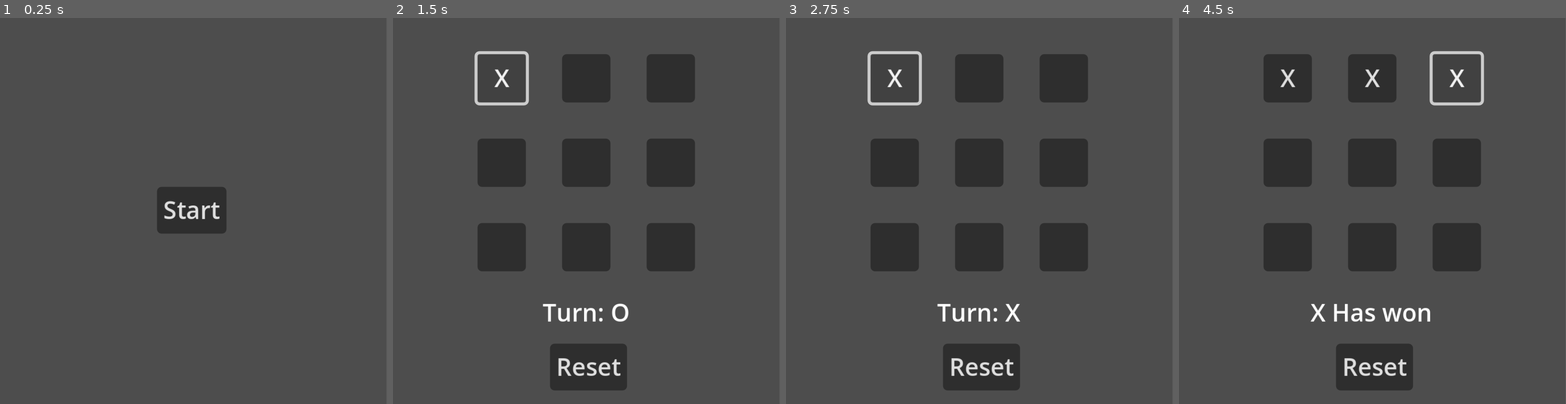
Above: before the commit, frames 1-4 (left to right).
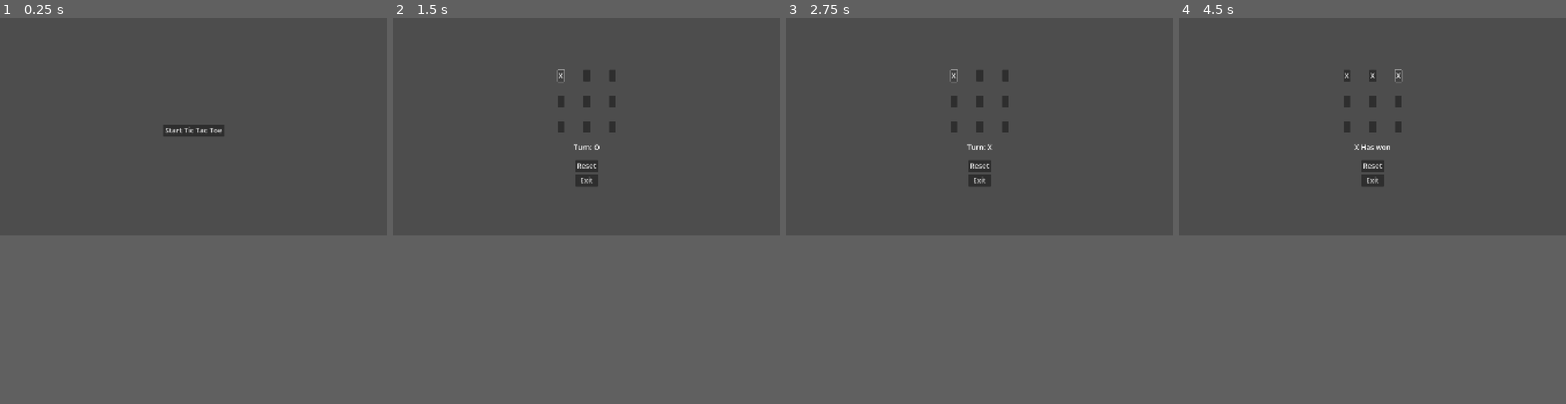
Above: after the commit, the same moments.

Repository: RaspberryProgramming/tic_tac_toe
Game: Godot game, scene res://menus/main_menu.tscn
Same seed, same stepped clock (60 frames per second), same inputs: the game is played once before the commit and once after it.
Inputs (mouse positions are in pixels of both pictures, inside the frame that each line leads up to; where the layout moved, square brackets give the same spot in the first picture):
- Up to frame 1 (0.25 s): no input
- Up to frame 2 (1.5 s): click "Start" (after the commit: "Start Tic Tac Toe") at 0.5 s; click (559, 118) [501, 79] at 1.25 s
- Up to frame 3 (2.75 s): click "X" at 2 s
- Up to frame 4 (4.5 s): click (1372, 118) [1372, 79] at 2.75 s; click "X" at 3.5 s; click (1399, 118) [1457, 79] at 4.25 s
In our replay, the window is 799x799 before the commit and 800x450 after it. These sizes can differ from the game's own. Grey fills any space a smaller window leaves; there, only what the larger window draws over its background counts as a difference.

The runs differ from the first frame. In frame 1, 2.5% of the frame differs, in the area x 40-59%, y 27-56%; in frame 2, 15%; in frame 3, 15%; in frame 4, 15%, in the area x 21-79%, y 8-97%.

Commit message:
Changed size to 1080p and refactored ui to properly fit the new size

Diff:
--- a/game/game.gd
+++ b/game/game.gd
@@ -1,4 +1,4 @@
-extends Node2D
+extends Control
 
 @onready var buttons: Array[Button] = [$"1", $"2", $"3", $"4", $"5", $"6", $"7", $"8", $"9"];
 @onready var label: RichTextLabel = $Label;
@@ -22,7 +22,6 @@
 
 # Takes an id for the button that was pressed and attempts to use that as a turn
 func _on_pressed(id: int) -> void:
-
   # If noone has won and the button doesn't already have a mark
   if buttons[id-1].text == "" && has_won == "":
     # Set the button to the current turn
@@ -77,8 +76,6 @@
 
   if has_won != "":
    label.text = has_won + " Has won";
-   game_over_timer.start();
 
-
-func _on_game_over_timer_timeout() -> void:
+func _on_exit_pressed() -> void:
   Globals.game_over.emit();
--- a/game/game.tscn
+++ b/game/game.tscn
@@ -1,99 +1,122 @@
-[gd_scene load_steps=2 format=3 uid="uid://cdrb5uyg13m1r"]
+[gd_scene load_steps=3 format=3 uid="uid://cdrb5uyg13m1r"]
 
 [ext_resource type="Script" uid="uid://bs3c8ilhvwip4" path="res://game/game.gd" id="1_80nbo"]
+[ext_resource type="Theme" uid="uid://bkgyxltn61x81" path="res://themes/button_theme.tres" id="2_vasa2"]
 
-[node name="Main" type="Node2D"]
+[node name="Main" type="Control"]
+layout_mode = 3
+anchors_preset = 15
+anchor_right = 1.0
+anchor_bottom = 1.0
+grow_horizontal = 2
+grow_vertical = 2
 script = ExtResource("1_80nbo")
 
 [node name="1" type="Button" parent="."]
 custom_minimum_size = Vector2(32, 32)
-offset_left = 56.0
-offset_top = 24.0
-offset_right = 88.0
-offset_bottom = 56.0
+offset_left = 816.0
+offset_top = 256.0
+offset_right = 848.0
+offset_bottom = 314.0
+theme = ExtResource("2_vasa2")
 text = "1"
 
 [node name="2" type="Button" parent="."]
 custom_minimum_size = Vector2(32, 32)
-offset_left = 112.0
-offset_top = 24.0
-offset_right = 144.0
-offset_bottom = 56.0
+offset_left = 944.0
+offset_top = 256.0
+offset_right = 976.0
+offset_bottom = 314.0
+theme = ExtResource("2_vasa2")
 text = "2"
 
 [node name="3" type="Button" parent="."]
 custom_minimum_size = Vector2(32, 32)
-offset_left = 168.0
-offset_top = 24.0
-offset_right = 200.0
-offset_bottom = 56.0
+offset_left = 1072.0
+offset_top = 256.0
+offset_right = 1104.0
+offset_bottom = 314.0
+theme = ExtResource("2_vasa2")
 text = "3"
 
 [node name="4" type="Button" parent="."]
 custom_minimum_size = Vector2(32, 32)
-offset_left = 56.0
-offset_top = 80.0
-offset_right = 88.0
-offset_bottom = 112.0
+offset_left = 816.0
+offset_top = 384.0
+offset_right = 848.0
+offset_bottom = 442.0
+theme = ExtResource("2_vasa2")
 text = "4"
 
 [node name="5" type="Button" parent="."]
 custom_minimum_size = Vector2(32, 32)
-offset_left = 112.0
-offset_top = 80.0
-offset_right = 144.0
-offset_bottom = 112.0
+offset_left = 944.0
+offset_top = 384.0
+offset_right = 976.0
+offset_bottom = 442.0
+theme = ExtResource("2_vasa2")
 text = "5"
 
 [node name="6" type="Button" parent="."]
 custom_minimum_size = Vector2(32, 32)
-offset_left = 168.0
-offset_top = 80.0
-offset_right = 200.0
-offset_bottom = 112.0
+offset_left = 1072.0
+offset_top = 384.0
+offset_right = 1104.0
+offset_bottom = 442.0
+theme = ExtResource("2_vasa2")
 text = "6"
 
 [node name="7" type="Button" parent="."]
 custom_minimum_size = Vector2(32, 32)
-offset_left = 56.0
-offset_top = 136.0
-offset_right = 88.0
-offset_bottom = 168.0
+offset_left = 816.0
+offset_top = 512.0
+offset_right = 848.0
+offset_bottom = 570.0
+theme = ExtResource("2_vasa2")
 text = "7"
 
 [node name="8" type="Button" parent="."]
 custom_minimum_size = Vector2(32, 32)
-offset_left = 112.0
-offset_top = 136.0
-offset_right = 144.0
-offset_bottom = 168.0
+offset_left = 944.0
+offset_top = 512.0
+offset_right = 976.0
+offset_bottom = 570.0
+theme = ExtResource("2_vasa2")
 text = "8"
 
 [node name="9" type="Button" parent="."]
 custom_minimum_size = Vector2(32, 32)
-offset_left = 168.0
-offset_top = 136.0
-offset_right = 200.0
-offset_bottom = 168.0
+offset_left = 1072.0
+offset_top = 512.0
+offset_right = 1104.0
+offset_bottom = 570.0
+theme = ExtResource("2_vasa2")
 text = "9"
 
 [node name="Reset" type="Button" parent="."]
-offset_left = 104.0
-offset_top = 216.0
-offset_right = 155.0
-offset_bottom = 247.0
+offset_left = 904.0
+offset_top = 704.0
+offset_right = 1016.0
+offset_bottom = 762.0
+theme = ExtResource("2_vasa2")
 text = "Reset"
 
+[node name="Exit" type="Button" parent="."]
+offset_left = 904.0
+offset_top = 776.0
+offset_right = 1016.0
+offset_bottom = 834.0
+theme = ExtResource("2_vasa2")
+text = "Exit"
+
 [node name="Label" type="RichTextLabel" parent="."]
-offset_left = 64.0
-offset_top = 184.0
-offset_right = 192.0
-offset_bottom = 208.0
+offset_left = 816.0
+offset_top = 616.0
+offset_right = 1104.0
+offset_bottom = 672.0
+theme = ExtResource("2_vasa2")
 text = "Label"
 horizontal_alignment = 1
-
-[node name="GameOverTimer" type="Timer" parent="."]
-wait_time = 3.0
 
 [connection signal="pressed" from="1" to="." method="_on_pressed" binds= [1]]
 [connection signal="pressed" from="2" to="." method="_on_pressed" binds= [2]]
@@ -105,4 +128,4 @@
 [connection signal="pressed" from="8" to="." method="_on_pressed" binds= [8]]
 [connection signal="pressed" from="9" to="." method="_on_pressed" binds= [9]]
 [connection signal="pressed" from="Reset" to="." method="setup_board"]
-[connection signal="timeout" from="GameOverTimer" to="." method="_on_game_over_timer_timeout"]
+[connection signal="pressed" from="Exit" to="." method="_on_exit_pressed"]
--- a/menus/main_menu.gd
+++ b/menus/main_menu.gd
@@ -1,7 +1,7 @@
 extends Control
 
 @onready var main_scene = load("res://game/game.tscn");
-@onready var start_button = $StartButton;
+@onready var start_button = $StartTicTacToeButton;
 
 var current_scene = null;
 
--- a/menus/main_menu.tscn
+++ b/menus/main_menu.tscn
@@ -1,6 +1,7 @@
-[gd_scene load_steps=2 format=3 uid="uid://cysjrn6m5kja7"]
+[gd_scene load_steps=3 format=3 uid="uid://cysjrn6m5kja7"]
 
 [ext_resource type="Script" uid="uid://yc142m8b3b3y" path="res://menus/main_menu.gd" id="1_8gy84"]
+[ext_resource type="Theme" uid="uid://bkgyxltn61x81" path="res://themes/button_theme.tres" id="2_ij7vn"]
 
 [node name="MainMenu" type="Control"]
 layout_mode = 3
@@ -11,12 +12,13 @@
 grow_vertical = 2
 script = ExtResource("1_8gy84")
 
-[node name="StartButton" type="Button" parent="."]
+[node name="StartTicTacToeButton" type="Button" parent="."]
 layout_mode = 0
-offset_left = 104.0
-offset_top = 112.0
-offset_right = 150.0
-offset_bottom = 143.0
-text = "Start"
+offset_left = 808.0
+offset_top = 528.0
+offset_right = 1112.0
+offset_bottom = 586.0
+theme = ExtResource("2_ij7vn")
+text = "Start Tic Tac Toe"
 
-[connection signal="pressed" from="StartButton" to="." method="_on_start_button_pressed"]
+[connection signal="pressed" from="StartTicTacToeButton" to="." method="_on_start_button_pressed"]
--- a/project.godot
+++ b/project.godot
@@ -21,8 +21,8 @@
 
 [display]
 
-window/size/viewport_width=256
-window/size/viewport_height=256
+window/size/viewport_width=1920
+window/size/viewport_height=1080
 window/stretch/mode="canvas_items"
 
 [rendering]
--- /dev/null
+++ b/themes/button_theme.tres
@@ -0,0 +1,4 @@
+[gd_resource type="Theme" format=3 uid="uid://bkgyxltn61x81"]
+
+[resource]
+default_font_size = 36
